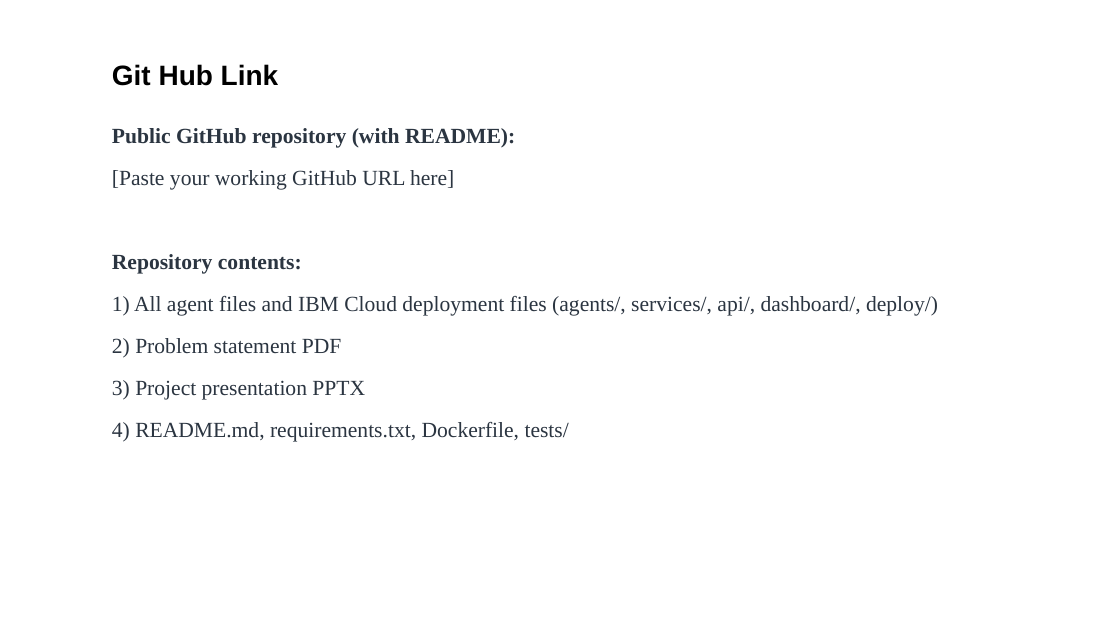
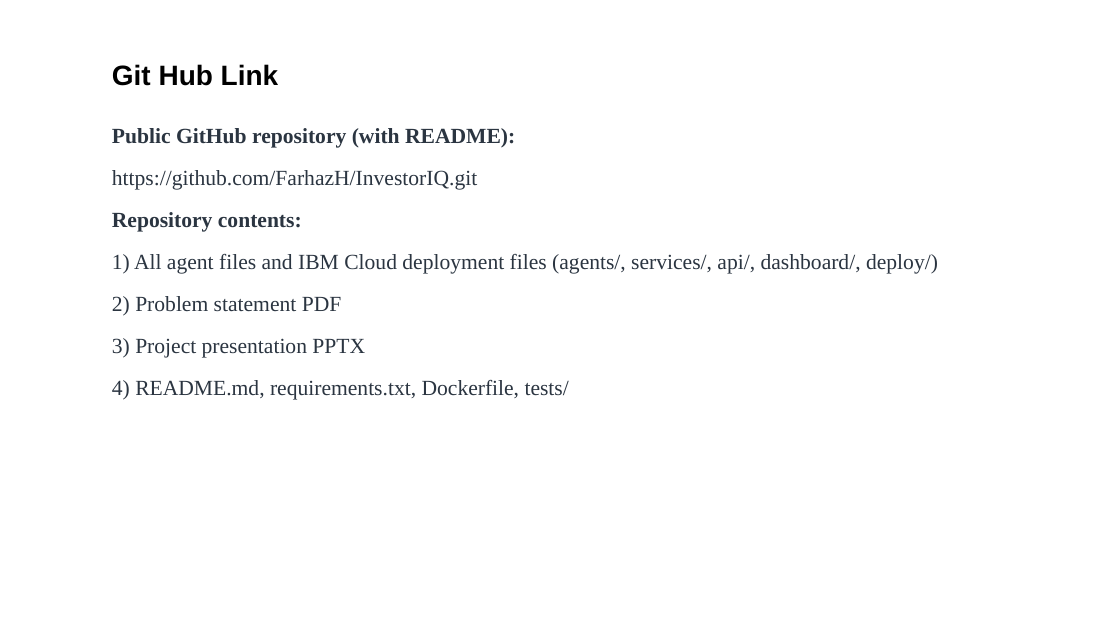
Before and after one commit to FarhazH/InvestorIQ, a slide deck: slide 16 of InvestIQ_IBM_Project_Submission.pptx. Drawn at 1120x630 pixels with LibreOffice and Linux fonts; fonts in the diff are those of the drawing. Boxes give left, top, right and bottom in pixels: in the first picture for what was removed or moved away, otherwise in the second. Text is boxed around its words. In the diff, an @@ line names an element or a change of style, - is before the commit and + after.

Commit message:
Add problem statement and presentation

```diff
--- a/InvestIQ_IBM_Project_Submission.pptx
+++ b/InvestIQ_IBM_Project_Submission.pptx
@@ text at (112, 170, 477, 190): text changed @@
-[Paste your working GitHub URL here]
+https://github.com/FarhazH/InvestorIQ.git
```
